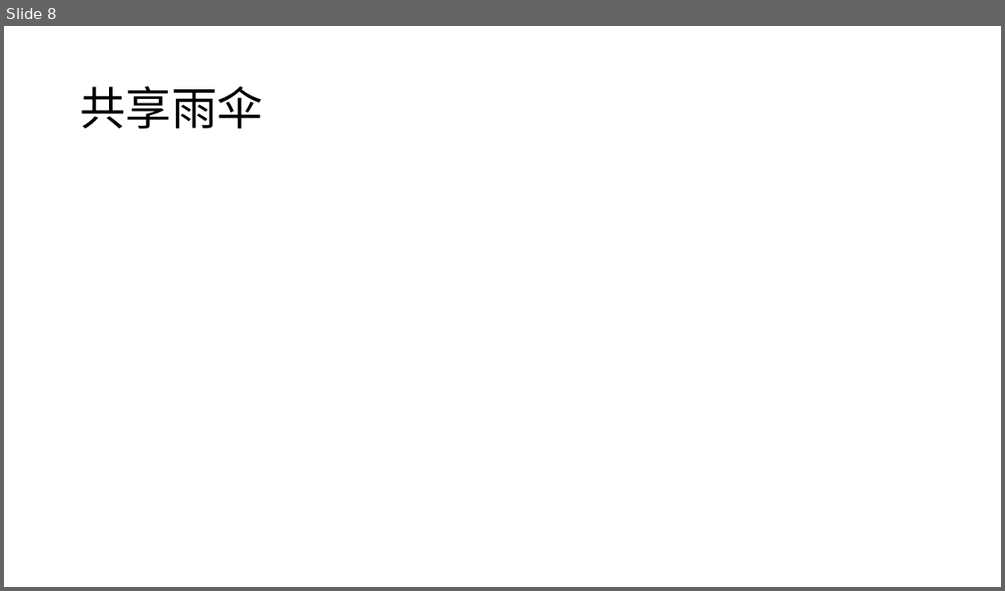
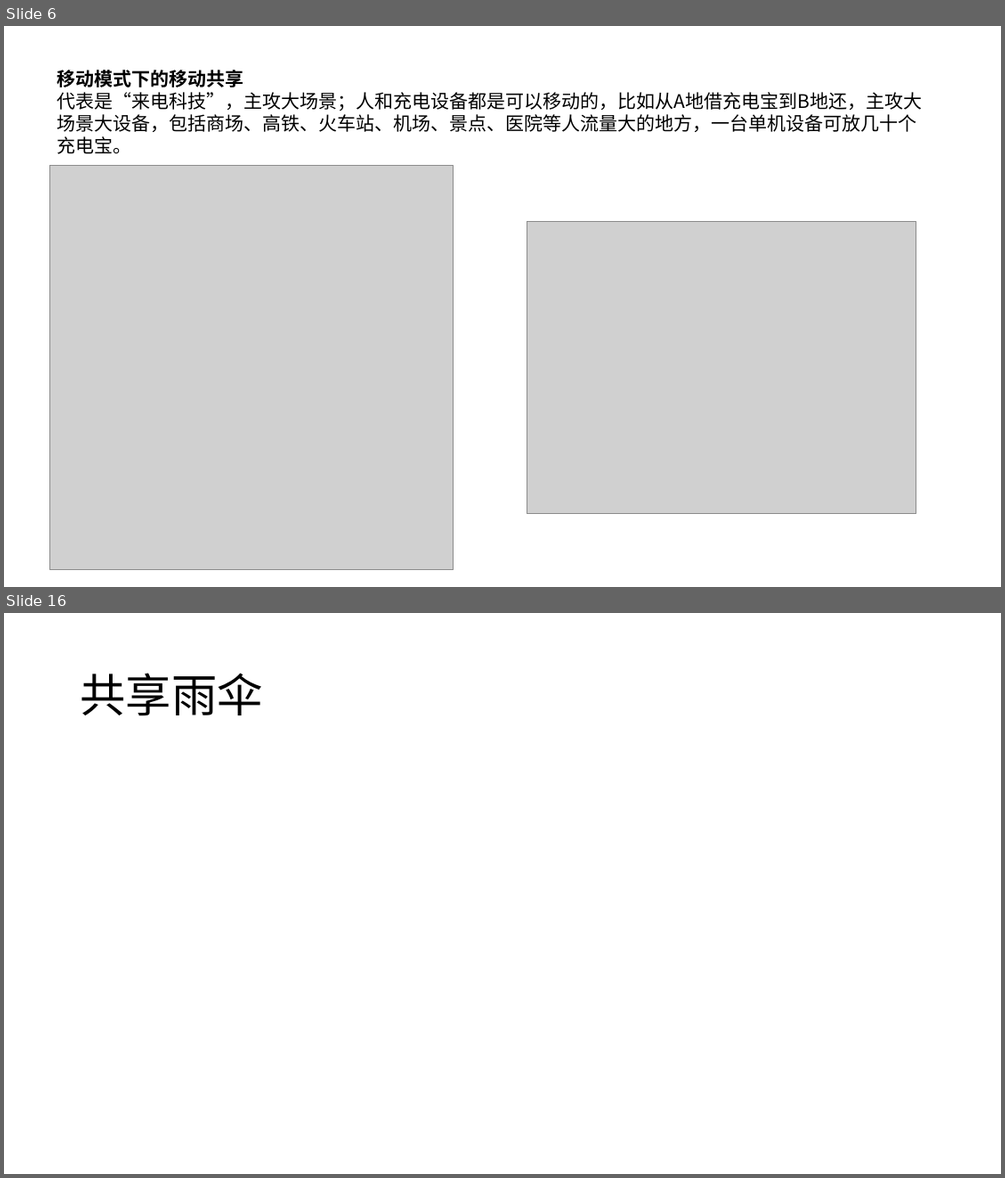
Before and after one commit to FredJiangFei/MyDocuments, a slide deck: 共享项目.pptx. Shown one above the other, each under a label of ours: slide 8 before the commit, slides 6 and 16 after it; the slides between them are not shown. The pictures are 1005x591 and 1005x1178 pixels, drawn with LibreOffice and Linux fonts; fonts in the diff are those of the drawing; grey boxes stand for pictures. Boxes give left, top, right and bottom in pixels: in the first picture for what was removed or moved away, otherwise in the second. Text is boxed around its words. In the diff, an @@ line names an element or a change of style, - is before the commit and + after.

```diff
--- a/共享项目.pptx
+++ b/共享项目.pptx
@@ slide 6 added at [4, 26, 1001, 587], background #FFFFFF @@
@@ text added at [57, 70, 922, 154], 18 pt, text #000000 @@
+移动模式下的移动共享
+代表是“来电科技”，主攻大场景；人和充电设备都是可以移动的，比如从A地借充电宝到B地还，主攻大场景大设备，包括商场、高铁、火车站、机场、景点、医院等人流量大的地方，一台单机设备可放几十个充电宝。
@@ picture added at [49, 166, 453, 570] @@
@@ picture added at [526, 222, 916, 515] @@
@@ what was slide 8 is now slide 16 @@
```
Also in this commit, not shown: 5 slides changed, 12 other slides added, 3 slides removed.
